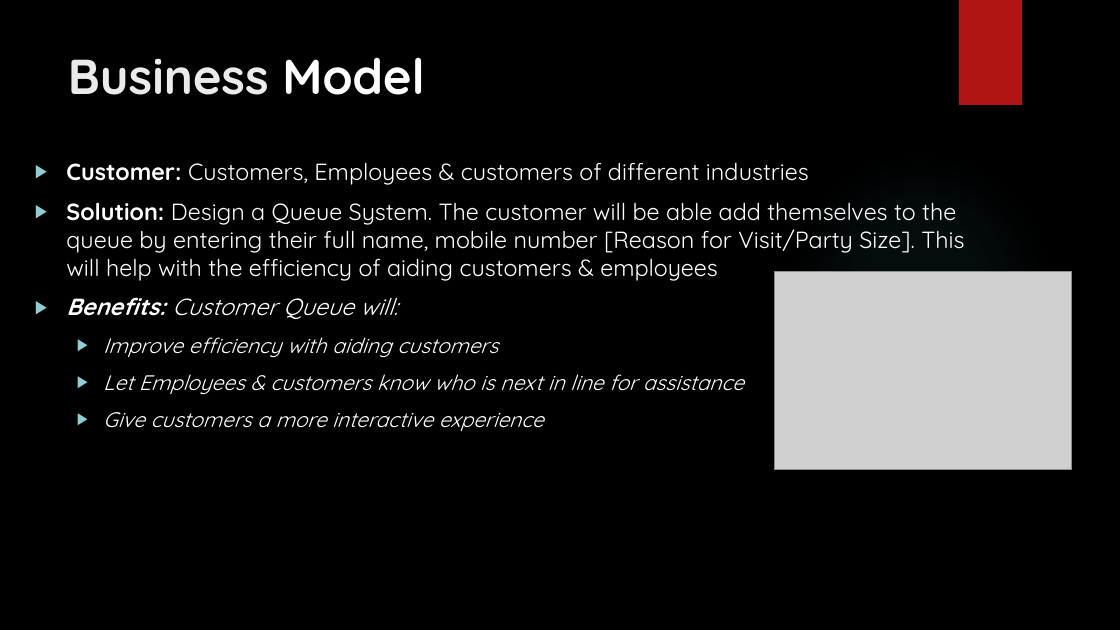
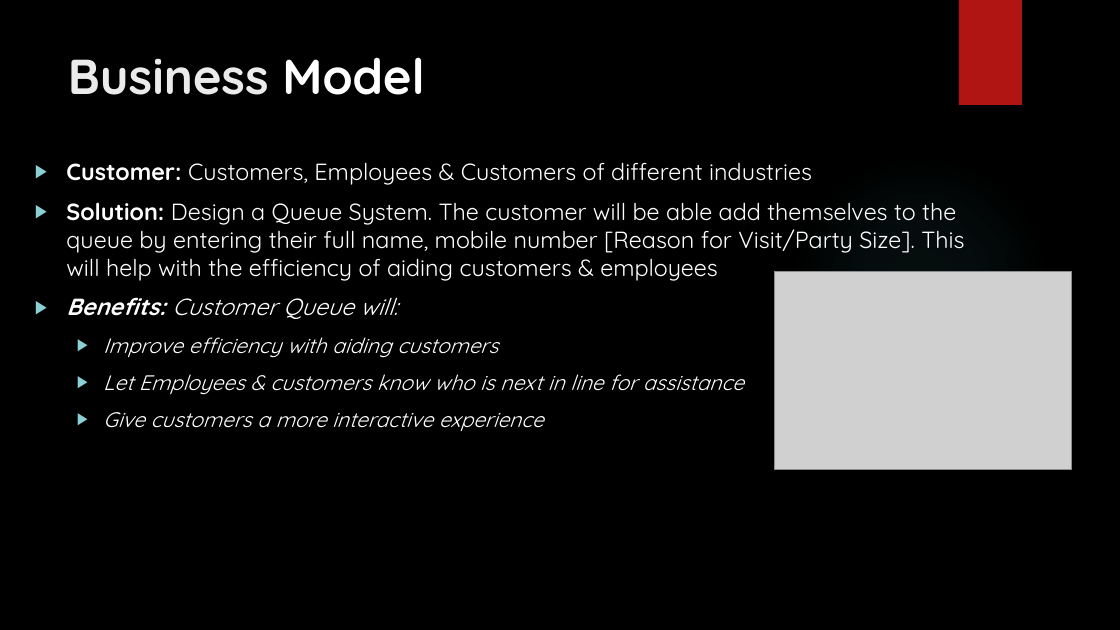
Before and after one commit to Khechoyan-Yuri/SWEII-Final, a slide deck: slide 2 of CustomerQueue.pptx. Drawn at 1120x630 pixels with LibreOffice and Linux fonts; fonts in the diff are those of the drawing; grey boxes stand for pictures; background and template pictures are left out. Boxes give left, top, right and bottom in pixels: in the first picture for what was removed or moved away, otherwise in the second. Text is boxed around its words. In the diff, an @@ line names an element or a change of style, - is before the commit and + after.

```diff
--- a/CustomerQueue.pptx
+++ b/CustomerQueue.pptx
@@ text at (66,162,812,185): text changed @@
-▶ Customer: Customers, Employees & customers of different industries
+▶ Customer: Customers, Employees & Customers of different industries
```
Also in this commit, not shown: 5 other slides changed, 1 other file.
